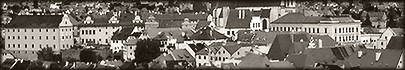
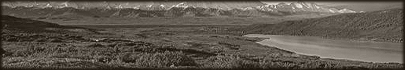
Before/after of a 405×70 layered artwork. What changed in the layer stack:
added layer "Слой 29" above "Слой 27 копия" over left=0, top=0, right=405, bottom=70
